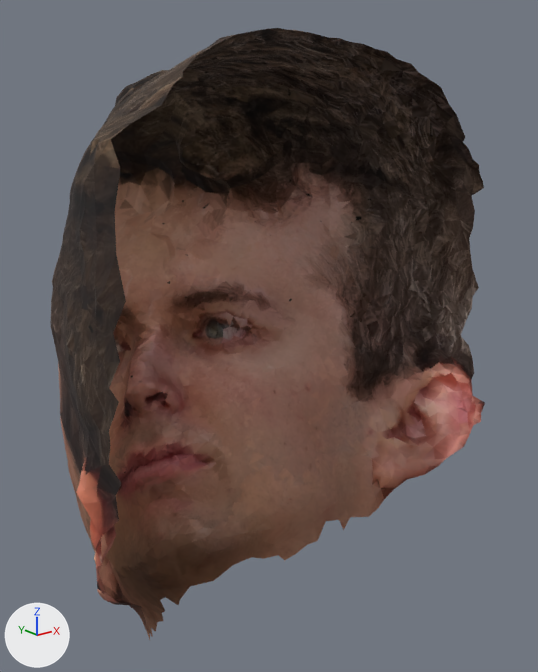
What one commit did to the glTF model face/assets/steven-mask-6/optimized-face-1.glb.
Rendered twice from a 50 mm lens placed at (-0.55, -0.757, 0.436), pointed at (0.061, 0.008, 0.13). The lights are fixed; the arrows at lower left show +X, +Y and +Z. Where no turn or scale is listed for an object, it has been applied to the vertices.

The scene before the commit, as lines of its bpy script (objects in view):
```python
me_texturedmesh = bpy.data.meshes.new('texturedMesh')
me_texturedmesh.from_pydata(...)  # 3273 vertices, 6416 faces; spans x 0.902..1.478, y -1.729..-1.219, z -0.106..0.706
me_texturedmesh.materials.append(mat_newmaterial)  # picture img_newtexture
ob_texturedmesh = bpy.data.objects.new('texturedMesh', me_texturedmesh)
ob_texturedmesh.location = (-1.199, 1.529, -0.194)
```
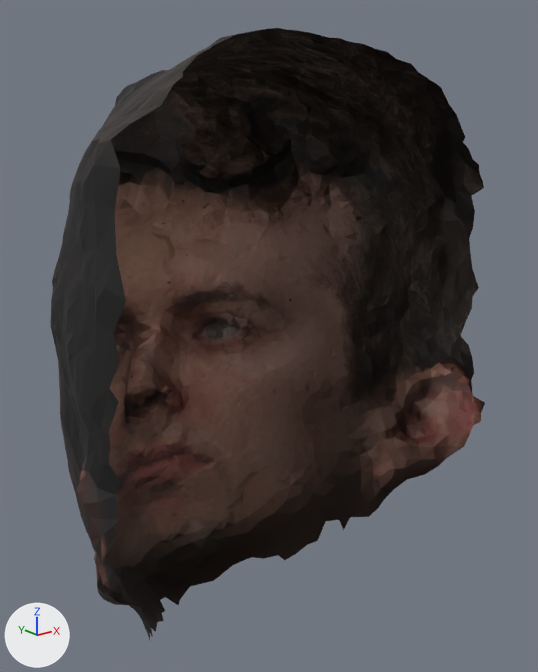
The newer file is also turned or shifted as a whole; pictures and numbers use the older file's frame.

Where the change shows, as pixel boxes [x1, y1, x2, y2] in the pictures (538 x 672 px):
```json
{"object": "texturedMesh", "change": "recoloured", "before": [50, 28, 485, 640], "after": [50, 28, 485, 640]}
```

Edits to the scene script, one JSON object a line:
```json
{"op": "add", "block": "img_newtextureimage_min", "code": ["img_newtextureimage_min = load_image('NewTextureImage-min', '_unpacked/NewTextureImage-min', 1024, 1024, 'sRGB')"]}
{"op": "add", "block": "mat_material", "code": ["mat_material = principled_material('Material')", "mat_material.texture = img_newtextureimage_min", "mat_material.roughness = 0.698"]}
{"block": "me_texturedmesh", "where": "me_texturedmesh.from_pydata(...)  # 3273 vertices, 6416 faces; spans x 0.902..1.478, y -1.729..-1.219, z -0.106..0.706"}
{"op": "remove", "block": "me_texturedmesh", "code": "me_texturedmesh.materials.append(mat_newmaterial)  # picture img_newtexture"}
{"op": "add", "block": "me_texturedmesh", "code": "me_texturedmesh.materials.append(mat_material)  # picture img_newtextureimage_min"}
```
